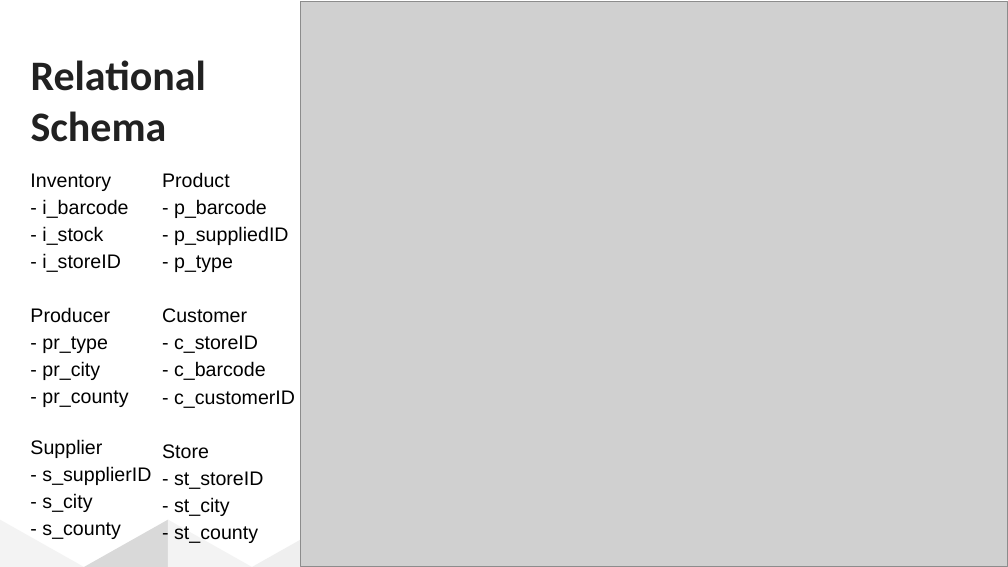
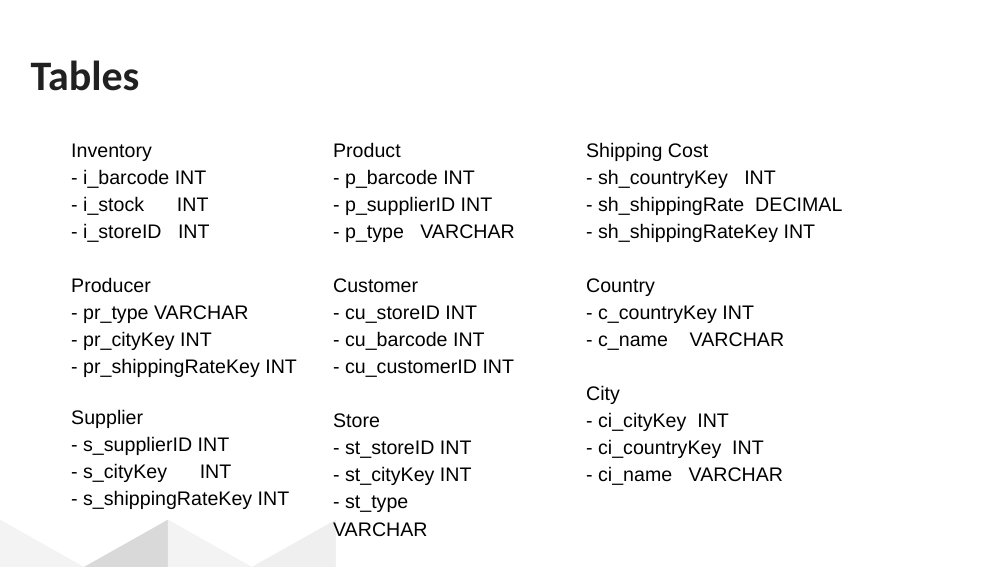
Before and after one commit to adaPlu/Barcode-Reader-CSE111, a slide deck: slide 8 of Barcode Reader Database.pptx (slide 7 before the commit). Drawn at 1008x567 pixels with LibreOffice and Linux fonts; fonts in the diff are those of the drawing; grey boxes stand for pictures. Boxes give left, top, right and bottom in pixels: in the first picture for what was removed or moved away, otherwise in the second. Text is boxed around its words. In the diff, an @@ line names an element or a change of style, - is before the commit and + after.

```diff
--- a/Barcode Reader Database.pptx
+++ b/Barcode Reader Database.pptx
@@ picture removed at bbox=[300, 2, 1008, 567] @@
@@ title at bbox=[31, 60, 140, 91]: text changed @@
-Relational Schema
+Tables
@@ text "Inventory": place and size @@
-text "Inventory" at bbox=[30, 173, 151, 512]
+text "Inventory" at bbox=[71, 143, 297, 482]
@@ text "Product": place and size @@
-text "Product" at bbox=[162, 172, 295, 543]
+text "Product" at bbox=[333, 142, 515, 537]
@@ text added at bbox=[586, 142, 842, 485], 14 pt, text #000000 @@
+Shipping Cost
+- sh_countryKey INT
+- sh_shippingRate DECIMAL
+- sh_shippingRateKey INT
+Country
+- c_countryKey INT
+- c_name VARCHAR
+City
+- ci_cityKey INT
+- ci_countryKey INT
+- ci_name VARCHAR
@@ text at bbox=[83, 169, 210, 242]: text changed @@
-- i_barcode
-- i_stock
-- i_storeID
+- i_barcode INT
+- i_stock INT
+- i_storeID INT
@@ text at bbox=[345, 169, 515, 242]: text changed @@
-- p_barcode
-- p_suppliedID
-- p_type
+- p_barcode INT
+- p_supplierID INT
+- p_type VARCHAR
@@ text at bbox=[83, 305, 297, 377]: text changed @@
-- pr_type
-- pr_city
-- pr_county
+- pr_type VARCHAR
+- pr_cityKey INT
+- pr_shippingRateKey INT
@@ text at bbox=[345, 305, 515, 377]: text changed @@
-- c_storeID
-- c_barcode
-- c_customerID
+- cu_storeID INT
+- cu_barcode INT
+- cu_customerID INT
@@ text at bbox=[83, 436, 232, 482]: text changed @@
-- s_supplierID
-- s_city
-- s_county
+- s_supplierID INT
+- s_cityKey INT
+- s_shippingRateKey INT
@@ text at bbox=[333, 440, 472, 537]: text changed @@
-- st_storeID
-- st_city
-- st_county
+- st_storeID INT
+- st_cityKey INT
+- st_type VARCHAR
```
Also in this commit, not shown: 1 slide added, 2 other files.
